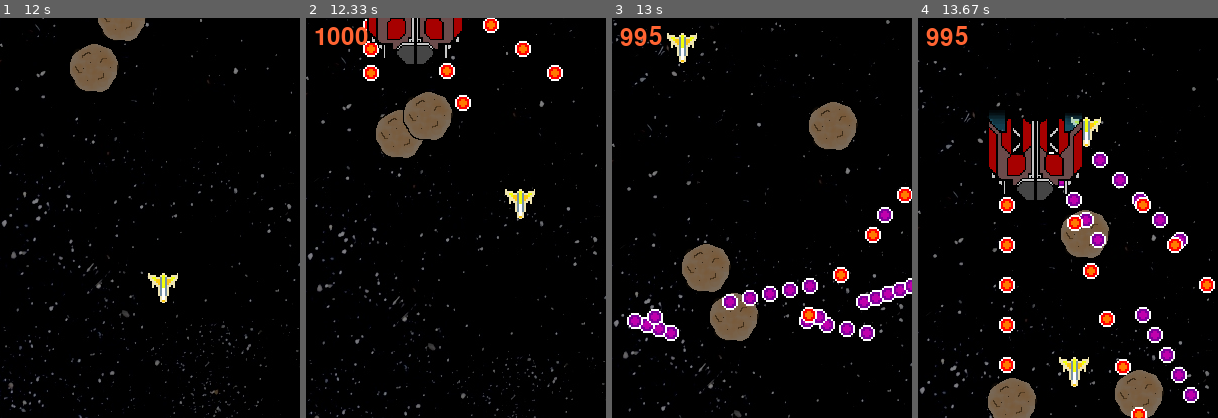
Above: before the commit, frames 1-4 (left to right).
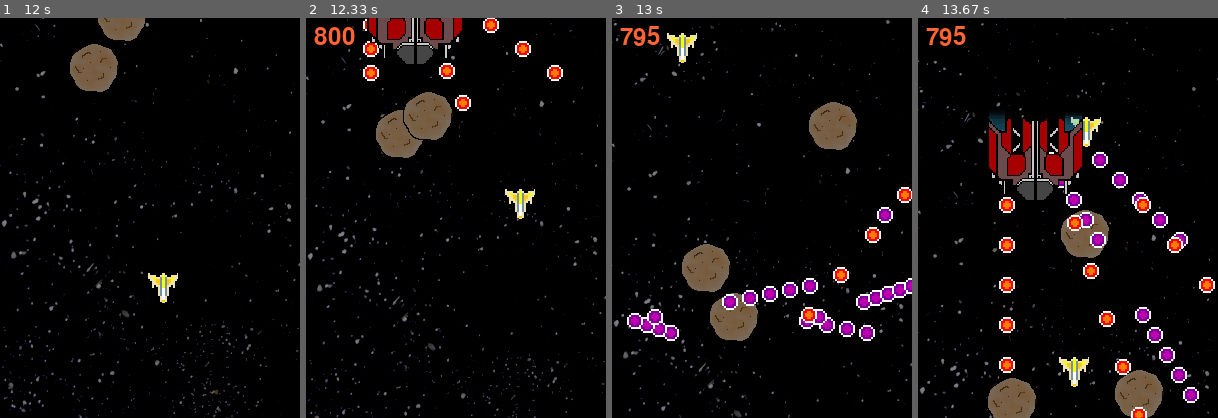
Above: after the commit, the same moments.

Repository: SteveHutchison/GroupPygame
Game: pygame game, started from Main.py
Two runs of this game, one before a commit and one after it. Both use one fixed random seed, a clock stepped at 60 frames per second and the inputs below.
Inputs:
- Up to frame 1 (12 s): tap Space at 0.33, 0.73, 1.03, 1.3, 1.63, 1.93, 2.07, 2.47, 2.77, 3.13, 3.53, 3.83, 4.03, 4.33, 4.53, 4.87, 5.17, 5.37, 5.67, 5.93, 6.27, 6.57, 6.7, 7.43, 7.73, 8.1, 8.5, 8.8, 9, 9.3, 9.5, 9.83, 10.13, 10.33, 10.63, 10.9, 11.23, 11.53, 11.67 s; hold Left 0.67-1.2 s; hold Down 1.23-1.53 s; hold Left 1.57-1.97 s; hold Up 2-2.37 s; hold Right 2.4-3.03 s; hold Down 3.07-3.43 s; hold Left 3.47-3.93 s; hold Right 3.97-4.43 s; hold Up 4.47-4.77 s; hold Right 4.8-5.27 s; hold Left 5.3-5.83 s; hold Down 5.87-6.17 s; hold Left 6.2-6.6 s; hold Up 6.63-7 s; tap R at 7.03 s; hold Right 7.37-8 s; hold Down 8.03-8.4 s; hold Left 8.43-8.9 s; hold Right 8.93-9.4 s; hold Up 9.43-9.73 s; hold Right 9.77-10.23 s; hold Left 10.27-10.8 s; hold Down 10.83-11.13 s; hold Left 11.17-11.57 s; hold Up 11.6-11.97 s
- Up to frame 2 (12.33 s): hold Right from 12 s (still down); tap Space at 12.07 s
- Up to frame 3 (13 s): tap Space at 12.37, 12.73 s; release Right at 12.63 s; hold Down from 12.67 s (still down)
- Up to frame 4 (13.67 s): release Down at 13.03 s; hold Left 13.07-13.53 s; tap Space at 13.13, 13.43, 13.63 s; hold Right from 13.57 s (still down)
The pictures show only the part of the screen within x 26-76%, y 8-58%; the shares and areas given below are measured in that part.

Frame 1 is identical in both runs. In frame 2, 0.4% of the frame differs, in the area x 2-21%, y 2-7%; in frame 3, 0.3%; in frame 4, 0.3%.

Commit message:
Bullets properly reset after gameover

Diff:
--- a/Main.py
+++ b/Main.py
@@ -89,7 +89,7 @@
 	NEWBOSSBULLETWAVESTOP = 20
 	BOSSBULLETSIZE = 16
 	BOSSBULLETSPEEDY = 12
-	BOSSBULLETSPEEDX = 4
+	BOSSBULLETSPEEDX = 8
 	boss_bullets = []
 
 	# boss fighter variables
@@ -351,19 +351,19 @@
 										'surface':pygame.transform.scale(BOSSBULLET_image, (BOSSBULLETSIZE, BOSSBULLETSIZE))
 										})
 							boss_bullets.append({'rect': pygame.Rect(boss_x + 32, boss_y, BULLETSIZE, BULLETSIZE),
-										'speed':  (-0.3*BOSSBULLETSPEEDX, 0.5*0.95*BOSSBULLETSPEEDY),
+										'speed':  (-0.15*BOSSBULLETSPEEDX, 0.5*0.95*BOSSBULLETSPEEDY),
 										'surface':pygame.transform.scale(BOSSBULLET2_image, (BOSSBULLETSIZE, BOSSBULLETSIZE))
 										})
 							boss_bullets.append({'rect': pygame.Rect(boss_x + 64, boss_y, BULLETSIZE, BULLETSIZE),
-										'speed':  (0.3*BOSSBULLETSPEEDX, 0.5*0.95*BOSSBULLETSPEEDY),
+										'speed':  (0.15*BOSSBULLETSPEEDX, 0.5*0.95*BOSSBULLETSPEEDY),
 										'surface':pygame.transform.scale(BOSSBULLET2_image, (BOSSBULLETSIZE, BOSSBULLETSIZE))
 										})
 							boss_bullets.append({'rect': pygame.Rect(boss_x + 16, boss_y, BULLETSIZE, BULLETSIZE),
-										'speed':  (-BOSSBULLETSPEEDX, 0.9*BOSSBULLETSPEEDY),
+										'speed':  (-0.5*BOSSBULLETSPEEDX, 0.9*BOSSBULLETSPEEDY),
 										'surface':pygame.transform.scale(BOSSBULLET_image, (BOSSBULLETSIZE, BOSSBULLETSIZE))
 										})
 							boss_bullets.append({'rect': pygame.Rect(boss_x + 80, boss_y, BULLETSIZE, BULLETSIZE),
-										'speed':  (BOSSBULLETSPEEDX, 0.9*BOSSBULLETSPEEDY),
+										'speed':  (0.5*BOSSBULLETSPEEDX, 0.9*BOSSBULLETSPEEDY),
 										'surface':pygame.transform.scale(BOSSBULLET_image, (BOSSBULLETSIZE, BOSSBULLETSIZE))
 										})
 							bossbulletCounter = 0
@@ -415,6 +415,7 @@
 					BOSSSIZE += 8
 					BOSSBULLETSIZE += 4
 					BOSSBULLETSPEEDY += 2
+					BOSSBULLETSPEEDX += 1
 
 			for b in boss_bullets:
 				if player.rect.colliderect(b['rect']):
@@ -517,14 +518,21 @@
 						for b in healthpickups:
 							healthpickups.remove(b)
 						healthpickups = []
+						for b in powerpickups:
+							powerpickups.remove(b)
+						powerpickups = []
 
 						player.reset(300, 700)
 
 						bossfighterCounter = 0
 
-						boss_health = 1000
-
-						boss_health_init = 1000
+						player.power = 1
+
+						boss_health = 800
+						boss_health_init = 800
+						BOSSBULLETSIZE = 16
+						BOSSBULLETSPEEDY = 12
+						BOSSSIZE = 96
 
 						gameOver = False
 
Not shown, changed: fontRenderer.pyc
